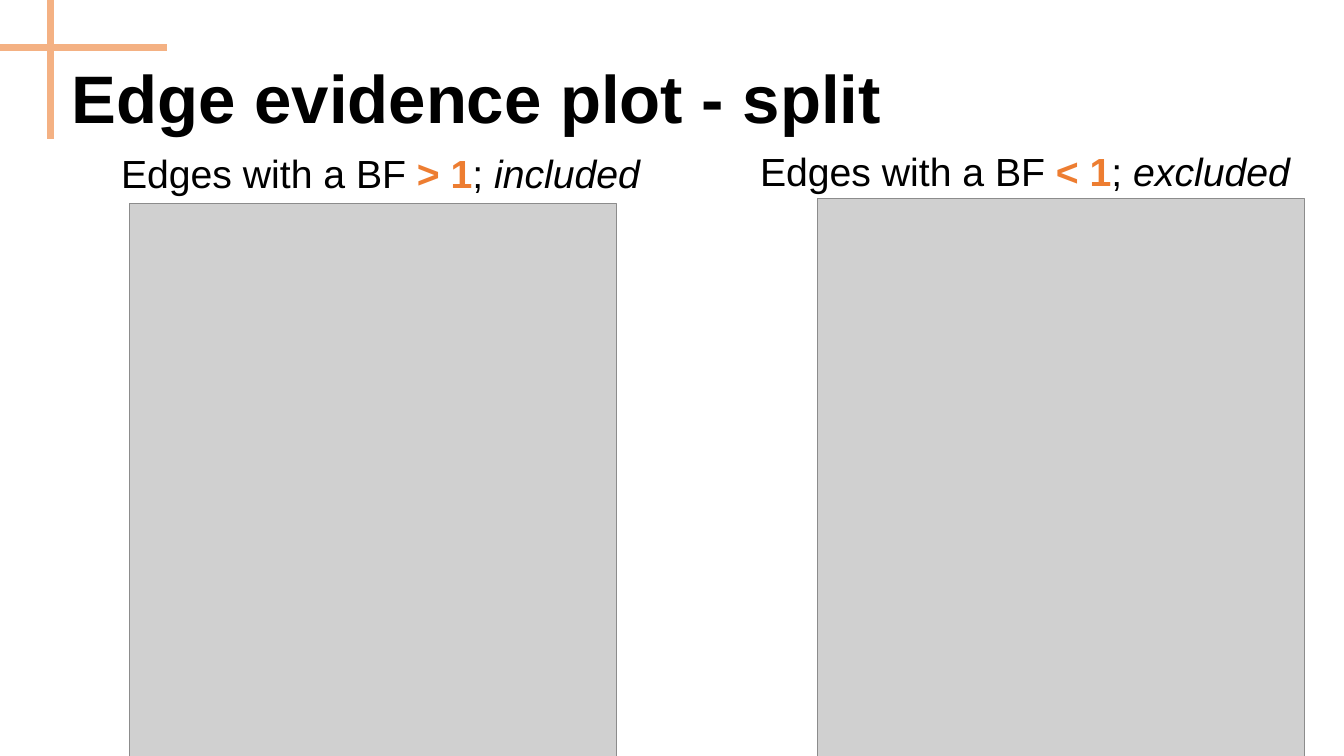
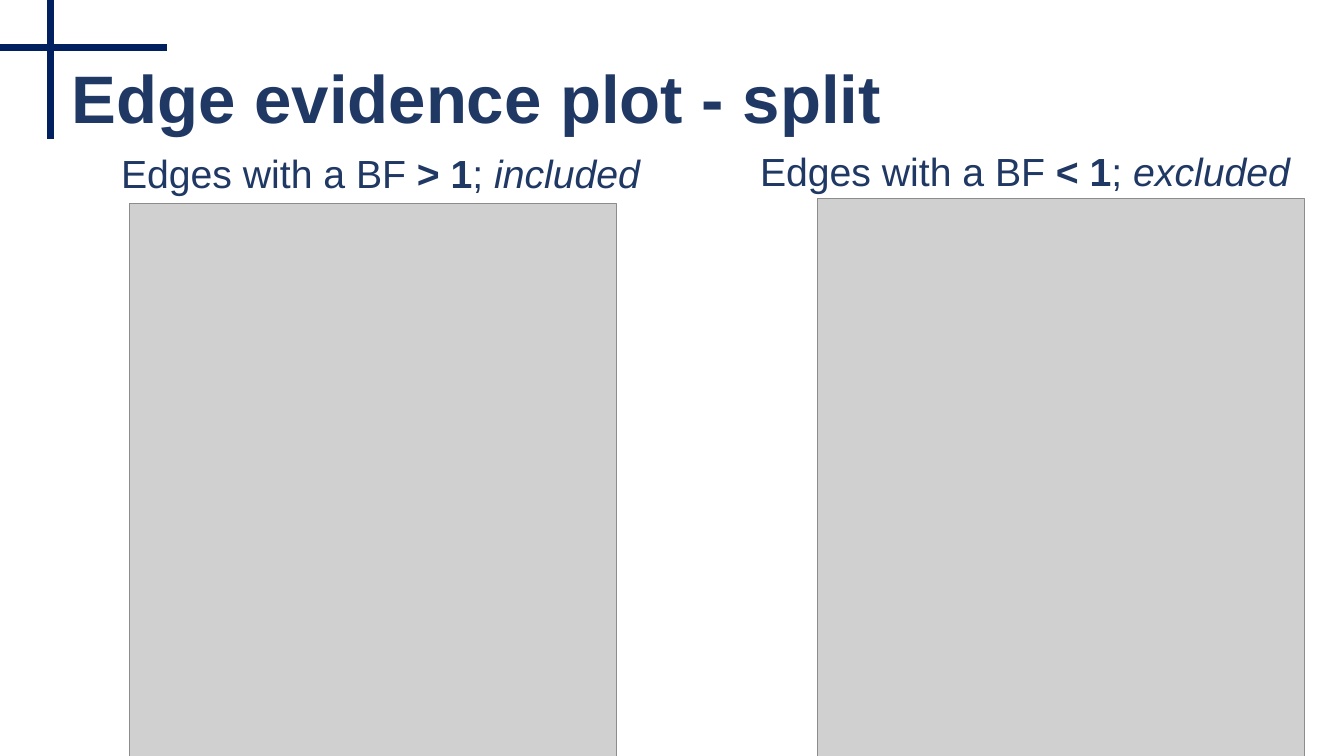
Before and after one commit to Bayesian-Graphical-Modelling-Lab/BGM_Workshops, a slide deck: slide 8 of 2_Tutorial/Part III - Tutorial.pptx. Drawn at 1344x756 pixels with LibreOffice and Linux fonts; fonts in the diff are those of the drawing; grey boxes stand for pictures. Boxes give left, top, right and bottom in pixels: in the first picture for what was removed or moved away, otherwise in the second. Text is boxed around its words. In the diff, an @@ line names an element or a change of style, - is before the commit and + after.

```diff
--- a/2_Tutorial/Part III - Tutorial.pptx
+++ b/2_Tutorial/Part III - Tutorial.pptx
@@ line (50, 0) - (50, 139): stroke #F4B183 4.5 pt to #002060 4.5 pt @@
@@ text "Edge evidence plot - split" at bbox=[72, 74, 881, 136]: text colour #000000 to #203864 @@
@@ line (0, 47) - (166, 47): stroke #F4B183 4.5 pt to #002060 4.5 pt @@
@@ text "Edges with a BF > ..." at bbox=[121, 159, 640, 196]: text colour #000000 to #203864; text colour #ED7D31 to #203864 in "> 1;" @@
@@ text "Edges with a BF < ..." at bbox=[760, 157, 1290, 194]: text colour #000000 to #203864; text colour #ED7D31 to #203864 in "< 1;" @@
```
Also in this commit, not shown: 18 other slides changed, 1 slide added, 1 other file.
